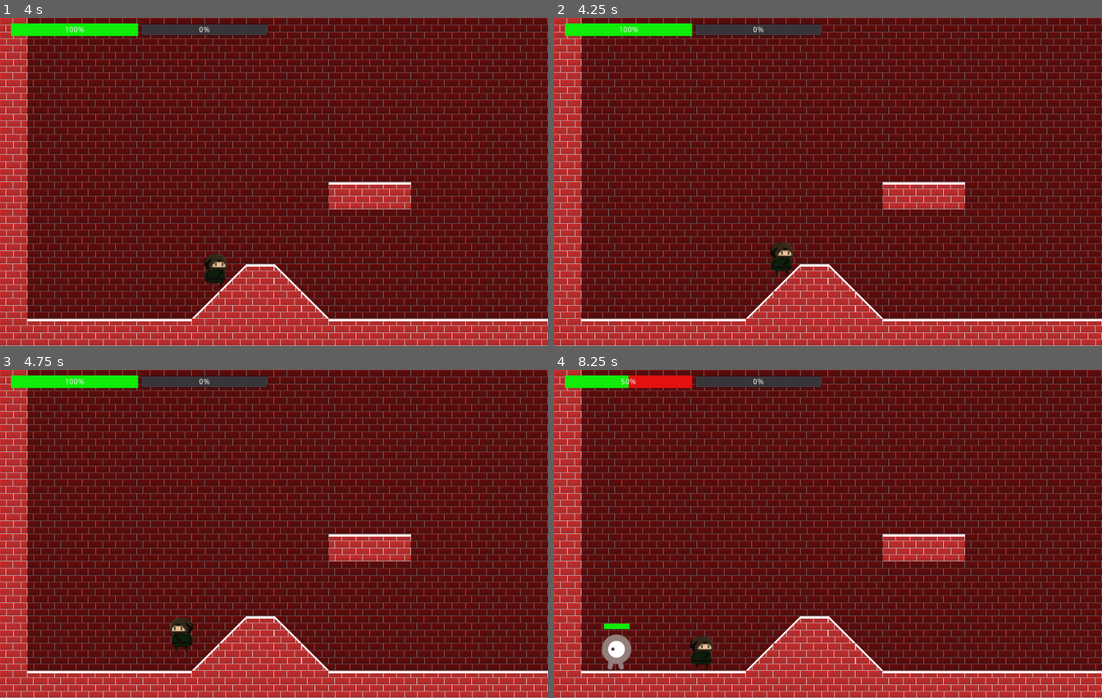
Above: before the commit, frames 1-4 (two rows, left to right).
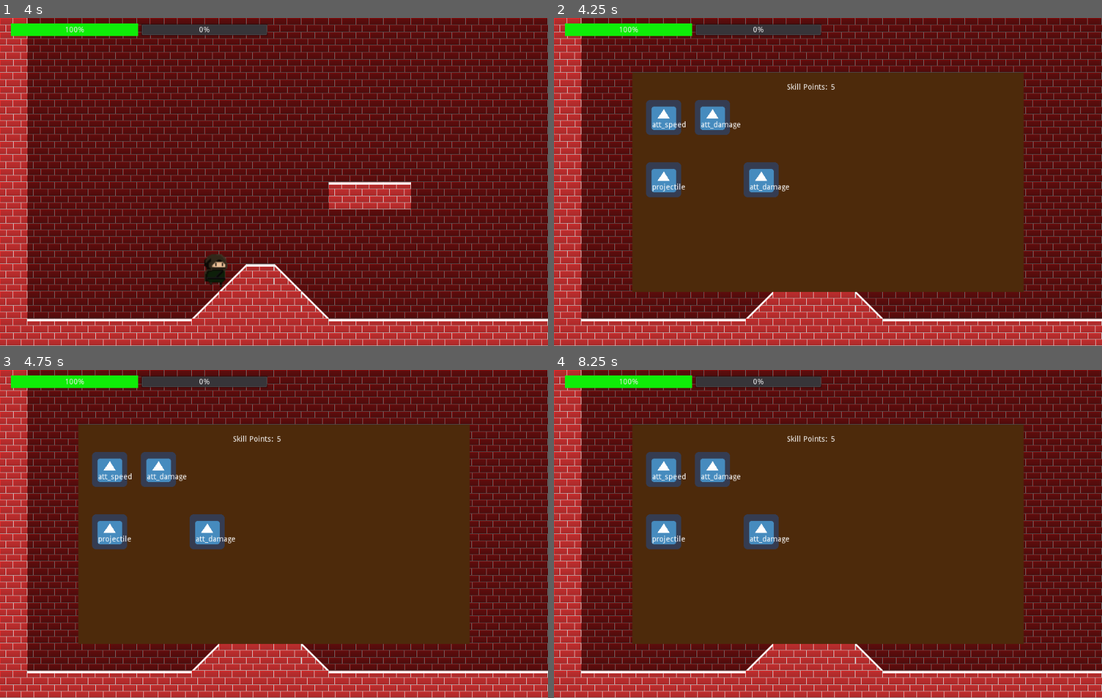
Above: after the commit, the same moments.

Repository: Ruefa/godot_test
Game: Godot game, scene res://Main.tscn
The game is run twice, just before and just after one commit, with the same random seed, the same clock (stepped at 60 frames per second) and the same inputs. The engine's default icon, where the game draws it, is replaced by a stand-in: a white triangle on a blue panel in a dark square.
Inputs:
- Up to frame 1 (4 s): tap Enter (ui_accept) at 0.5, 0.77, 1.52, 3.02, 3.77 s; hold Right (ui_right) 0.53-2.03 s; hold Left (ui_left) 2.03-2.78 s; hold Right (ui_right) from 2.78 s (still down)
- Up to frame 2 (4.25 s): keep holding Right (ui_right); tap Tab (ui_menu) at 4.15 s
- Up to frame 3 (4.75 s): release Right (ui_right) at 4.28 s; hold Left (ui_left) from 4.28 s (still down); tap Enter (ui_accept) at 4.52 s
- Up to frame 4 (8.25 s): release Left (ui_left) at 5.03 s; hold Right (ui_right) 5.03-5.78 s; hold Left (ui_left) 5.78-7.28 s; tap Enter (ui_accept) at 6.02, 6.77, 7.52 s; hold Right (ui_right) from 7.28 s (still down)

Frame 1 is identical in both runs. In frame 2, 46% of the frame differs, in the area x 14-86%, y 16-84%; in frame 3, 46%; in frame 4, 47%, in the area x 8-86%, y 1-92%.

Commit message:
added input delay logic for InputDelay timer

Diff:
--- a/Side Scroll/Main.gd
+++ b/Side Scroll/Main.gd
@@ -16,7 +16,7 @@
 # Called every frame. 'delta' is the elapsed time since the previous frame.
 func _process(delta):
 	# pause menu
-	if Input.is_action_pressed("ui_menu"):
+	if Input.is_action_pressed("ui_menu") and $InputDelay.is_stopped():
 		if get_tree().paused:
 			get_tree().paused = false
 			$Menu.hide()
@@ -24,6 +24,7 @@
 			get_tree().paused = true
 			$Menu.updateSkillLabel()
 			$Menu.show()
+		$InputDelay.start()
 
 
 func _on_MobSpawnTimer_timeout():
